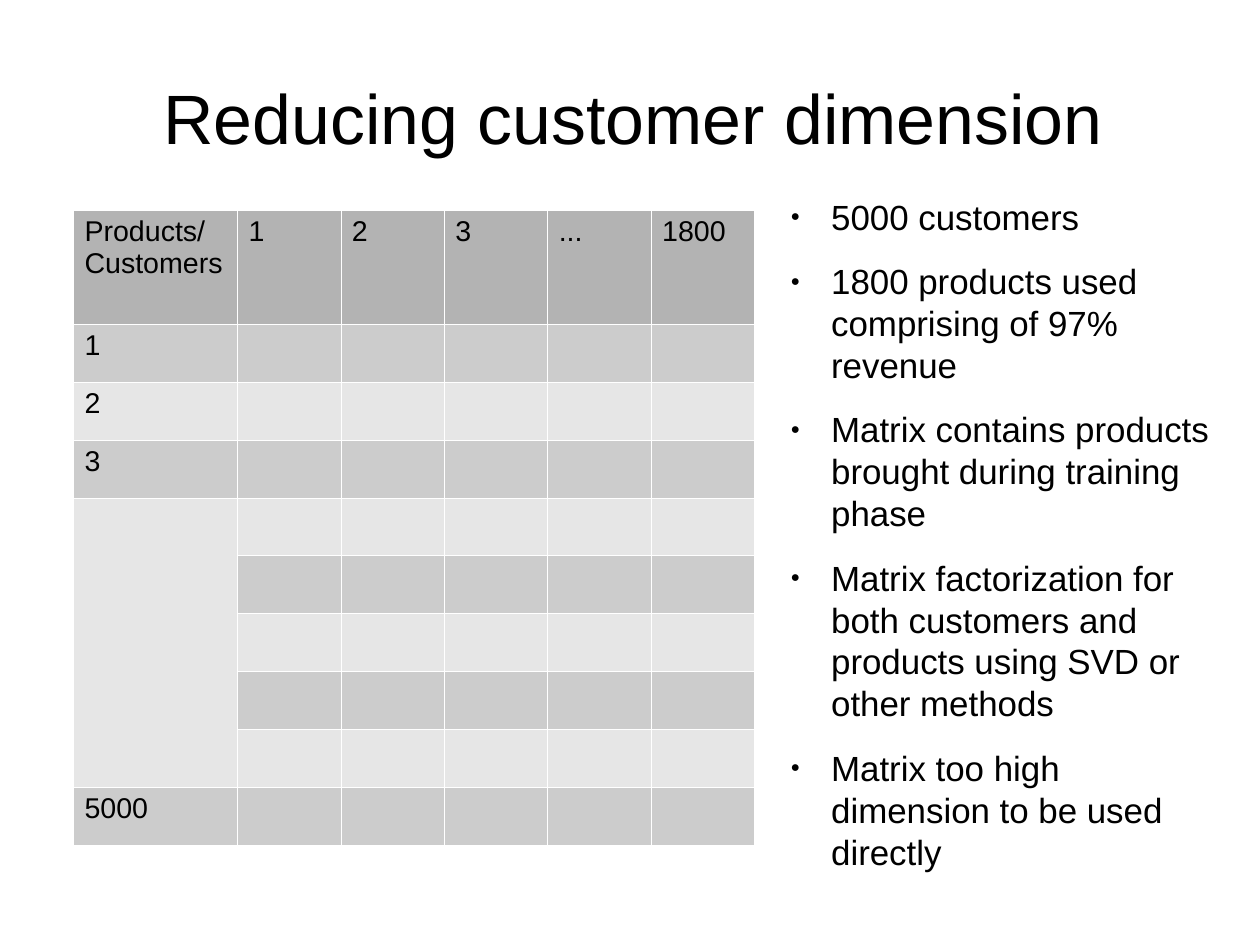
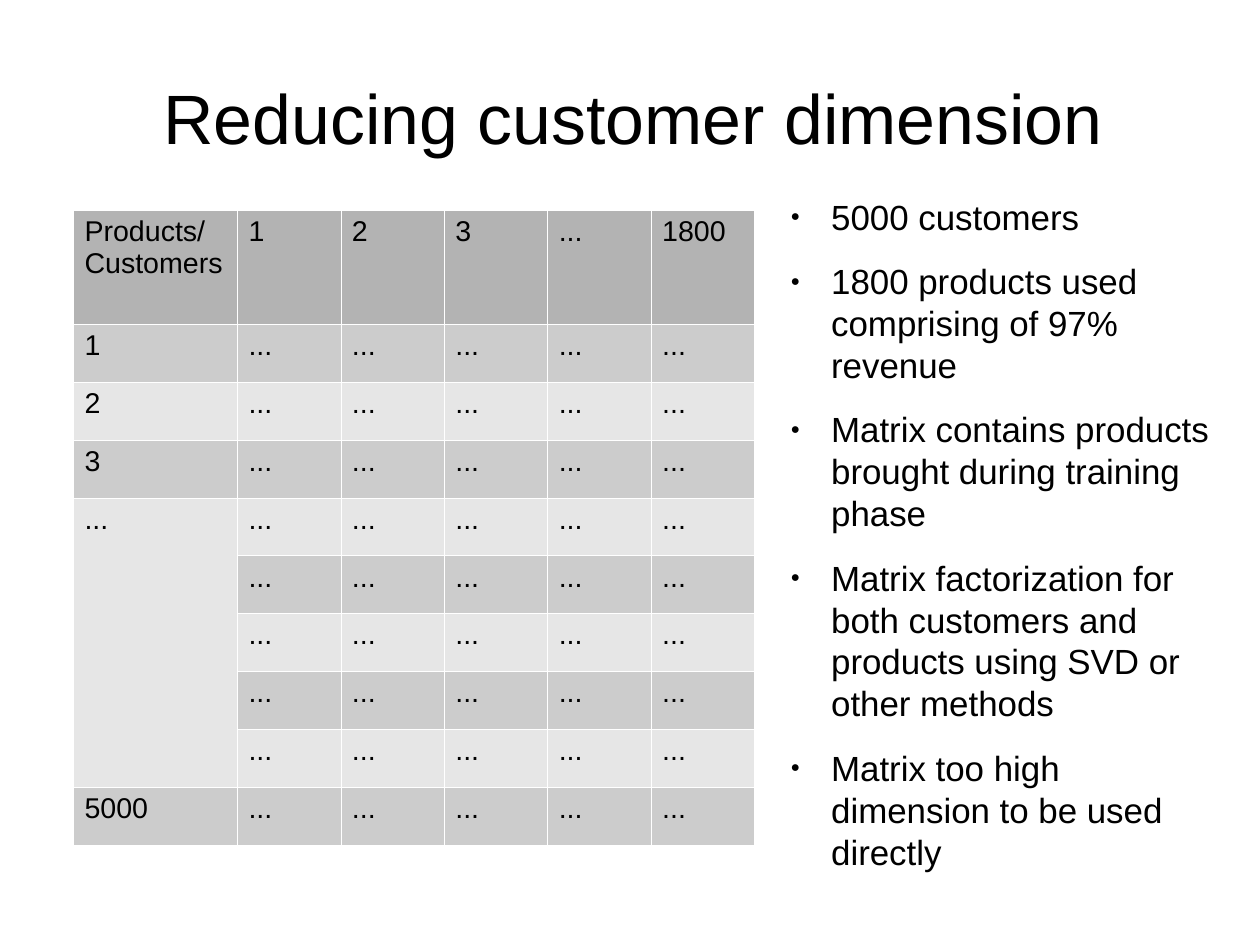
Before and after one commit to leexa90/E-commece-Data-Science, a slide deck: slide 6 of Present.odp (slide 5 before the commit). Drawn at 1260x945 pixels with LibreOffice and Linux fonts; fonts in the diff are those of the drawing. Boxes give left, top, right and bottom in pixels: in the first picture for what was removed or moved away, otherwise in the second. Text is boxed around its words. In the diff, an @@ line names an element or a change of style, - is before the commit and + after.

```diff
--- a/Present.odp
+++ b/Present.odp
@@ table at (x1=73, y1=210, x2=752, y2=839) @@
-row 2: 1 |  |  |  |  | 
+row 2: 1 | ... | ... | ... | ... | ...
-row 3: 2 |  |  |  |  | 
+row 3: 2 | ... | ... | ... | ... | ...
-row 4: 3 |  |  |  |  | 
+row 4: 3 | ... | ... | ... | ... | ...
-row 5:  |  |  |  |  | 
+row 5: ... | ... | ... | ... | ... | ...
-row 6:  |  |  |  |  | 
+row 6:  | ... | ... | ... | ... | ...
-row 7:  |  |  |  |  | 
+row 7:  | ... | ... | ... | ... | ...
-row 8:  |  |  |  |  | 
+row 8:  | ... | ... | ... | ... | ...
-row 9:  |  |  |  |  | 
+row 9:  | ... | ... | ... | ... | ...
-row 10: 5000 |  |  |  |  | 
+row 10: 5000 | ... | ... | ... | ... | ...
```
Also in this commit, not shown: 5 other slides changed, 1 slide added, 2 other files.
